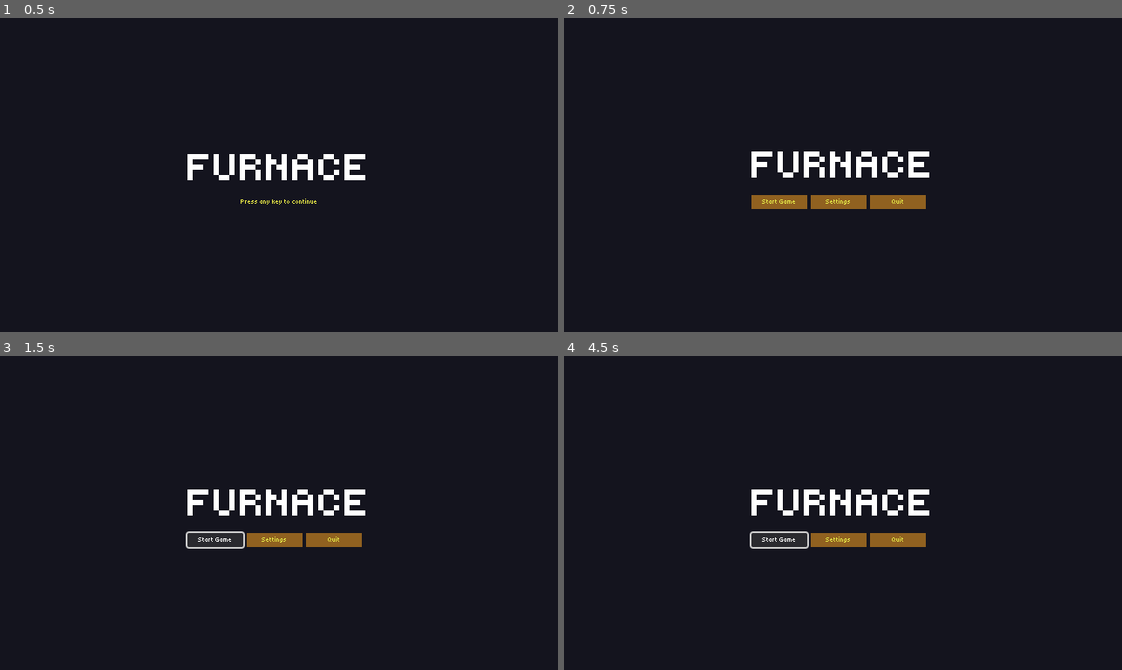
Above: before the commit, frames 1-4 (two rows, left to right).
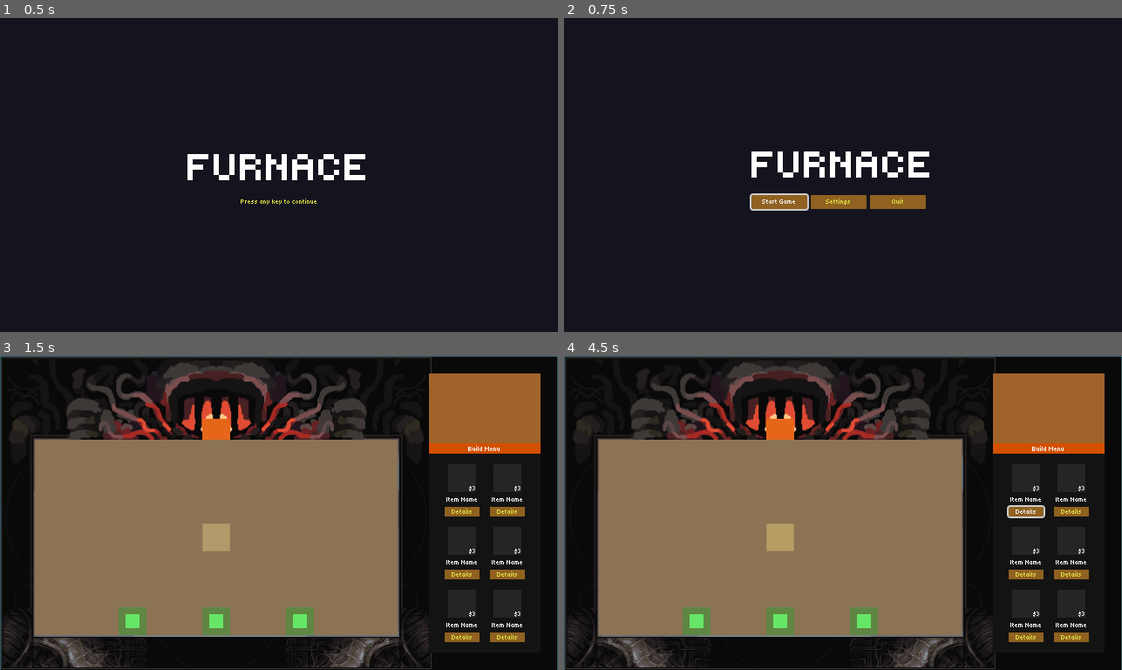
Above: after the commit, the same moments.

Repository: Arcane-Laboratory/Furnace
Game: Godot game, scene res://scenes/ui/title_screen.tscn
Two runs of this game, one before a commit and one after it. Both use one fixed random seed, a clock stepped at 60 frames per second and the inputs below.
Inputs (mouse positions are in pixels of both pictures, inside the frame that each line leads up to):
- Up to frame 1 (0.5 s): no input
- Up to frame 2 (0.75 s): tap Enter at 0.5 s; move the mouse to (965, 159) at 0.52 s; click (965, 159) at 0.67 s
- Up to frame 3 (1.5 s): click "Start Game" at 1.25 s
- Up to frame 4 (4.5 s): click (781, 541) at 2 s, where only the run before the commit has a clickable "Start Game"; click (1027, 513) at 2.75 s, where only the run after the commit has a clickable "Details"; click (1027, 513) at 3.5 s, where only the run after the commit has a clickable "Details"; click (781, 541) at 4.25 s, where only the run before the commit has a clickable "Start Game"

Frame 1 is identical in both runs. In frame 2, 0.2% of the frame differs, in the area x 33-44%, y 55-62%; in frame 3, 56%; in frame 4, 56%, in the area x 0-100%, y 0-100%.
Error before the commit: Invalid access to property or key 'pressed' on a base object of type 'null instance'. (res://scripts/ui/main_menu.gd:12)

Commit message:
Fix main menu and title screen UI issues
- Fixed node paths in main_menu.gd (buttons are in HBoxContainer)
- Added null checks for UI buttons to prevent errors
- Removed invalid UIDs from title_screen.tscn and main_menu.tscn
- Fixed function declaration order in game_scene.gd for signal connections

Diff:
--- a/godot/scripts/ui/main_menu.gd
+++ b/godot/scripts/ui/main_menu.gd
@@ -2,17 +2,20 @@
 ## Main menu with game options
 
 
-@onready var start_button: Button = $CenterContainer/VBoxContainer/StartButton
-@onready var settings_button: Button = $CenterContainer/VBoxContainer/SettingsButton
-@onready var quit_button: Button = $CenterContainer/VBoxContainer/QuitButton
+@onready var start_button: Button = get_node_or_null("CenterContainer/VBoxContainer/HBoxContainer/StartButton") as Button
+@onready var settings_button: Button = get_node_or_null("CenterContainer/VBoxContainer/HBoxContainer/SettingsButton") as Button
+@onready var quit_button: Button = get_node_or_null("CenterContainer/VBoxContainer/HBoxContainer/QuitButton") as Button
 
 
 func _ready() -> void:
 	GameManager.set_state(GameManager.GameState.MENU)
-	start_button.pressed.connect(_on_start_pressed)
-	settings_button.pressed.connect(_on_settings_pressed)
-	quit_button.pressed.connect(_on_quit_pressed)
-	start_button.grab_focus()
+	if start_button:
+		start_button.pressed.connect(_on_start_pressed)
+		start_button.grab_focus()
+	if settings_button:
+		settings_button.pressed.connect(_on_settings_pressed)
+	if quit_button:
+		quit_button.pressed.connect(_on_quit_pressed)
 
 
 func _on_start_pressed() -> void:
Not shown: 1 places in godot/scenes/ui/main_menu.tscn that only renumber resources
Not shown: 1 places in godot/scenes/ui/title_screen.tscn that only renumber resources
